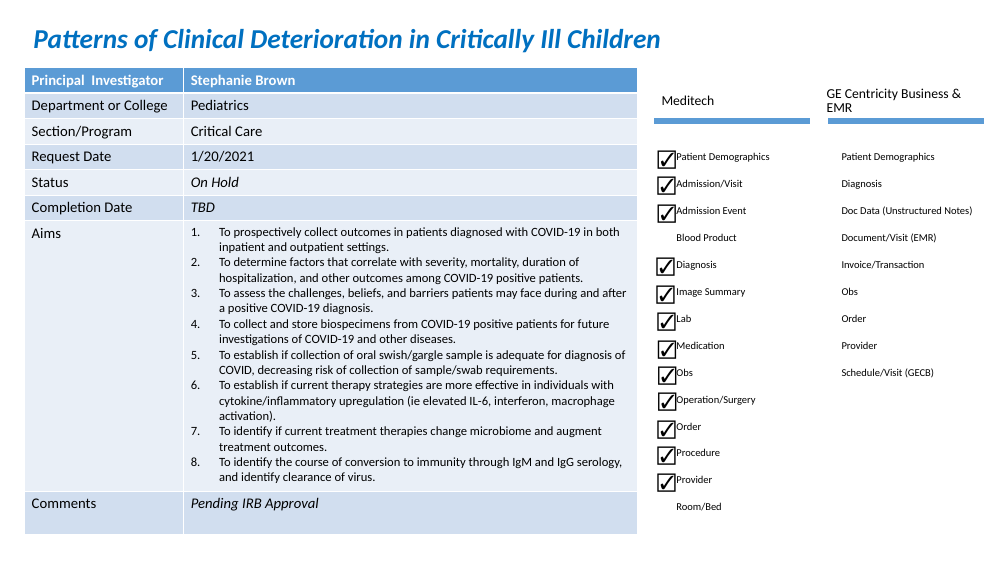
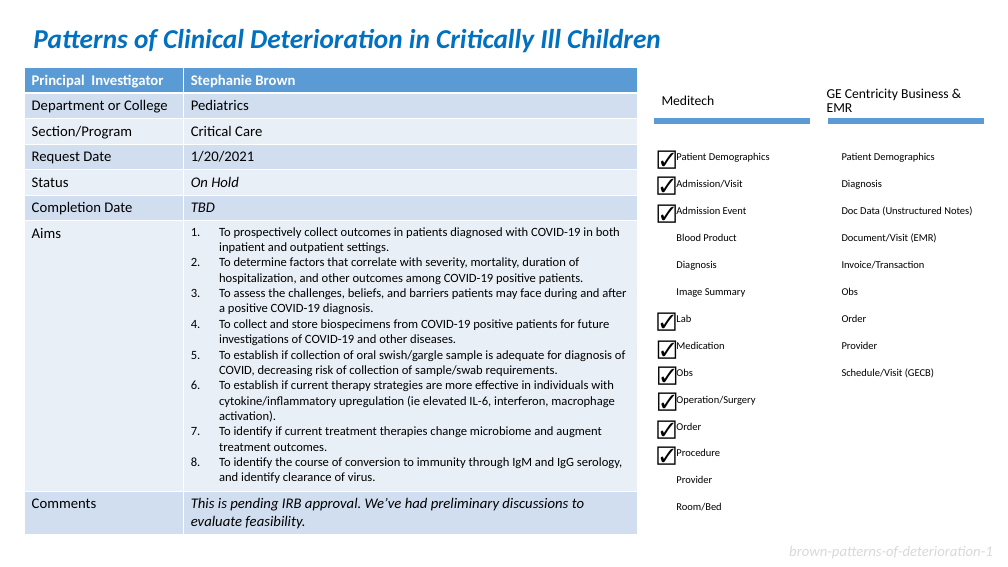
Before and after one commit to OuhscBbmc/prairie-outpost-public, a slide deck: slide 26 of publications/presentation-2021-02-aac/crdw-2021-02.pptx. Drawn at 1008x567 pixels with LibreOffice and Linux fonts; fonts in the diff are those of the drawing. Boxes give left, top, right and bottom in pixels: in the first picture for what was removed or moved away, otherwise in the second. Text is boxed around its words. In the diff, an @@ line names an element or a change of style, - is before the commit and + after.

```diff
--- a/publications/presentation-2021-02-aac/crdw-2021-02.pptx
+++ b/publications/presentation-2021-02-aac/crdw-2021-02.pptx
@@ table at [24,67,637,533] @@
-row 8, column 2: Pending IRB Approval
+row 8, column 2: This is pending IRB approval. We’ve had preliminary discussions to evaluate feasibility.
@@ text removed at [649,250,681,280] @@
-☑
@@ text removed at [649,278,681,308] @@
-☑
@@ text removed at [650,466,682,496] @@
-☑
@@ text added at [789,543,992,561], 14 pt, text #D9D9D9, italic @@
+brown-patterns-of-deterioration-1
```
Also in this commit, not shown: 25 other slides changed, 1 slide removed.
